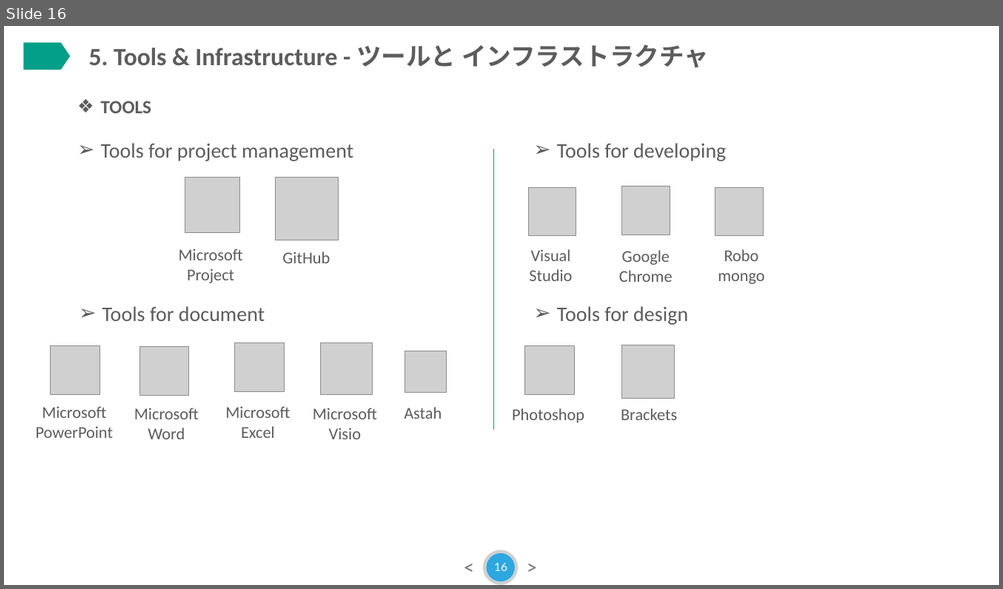
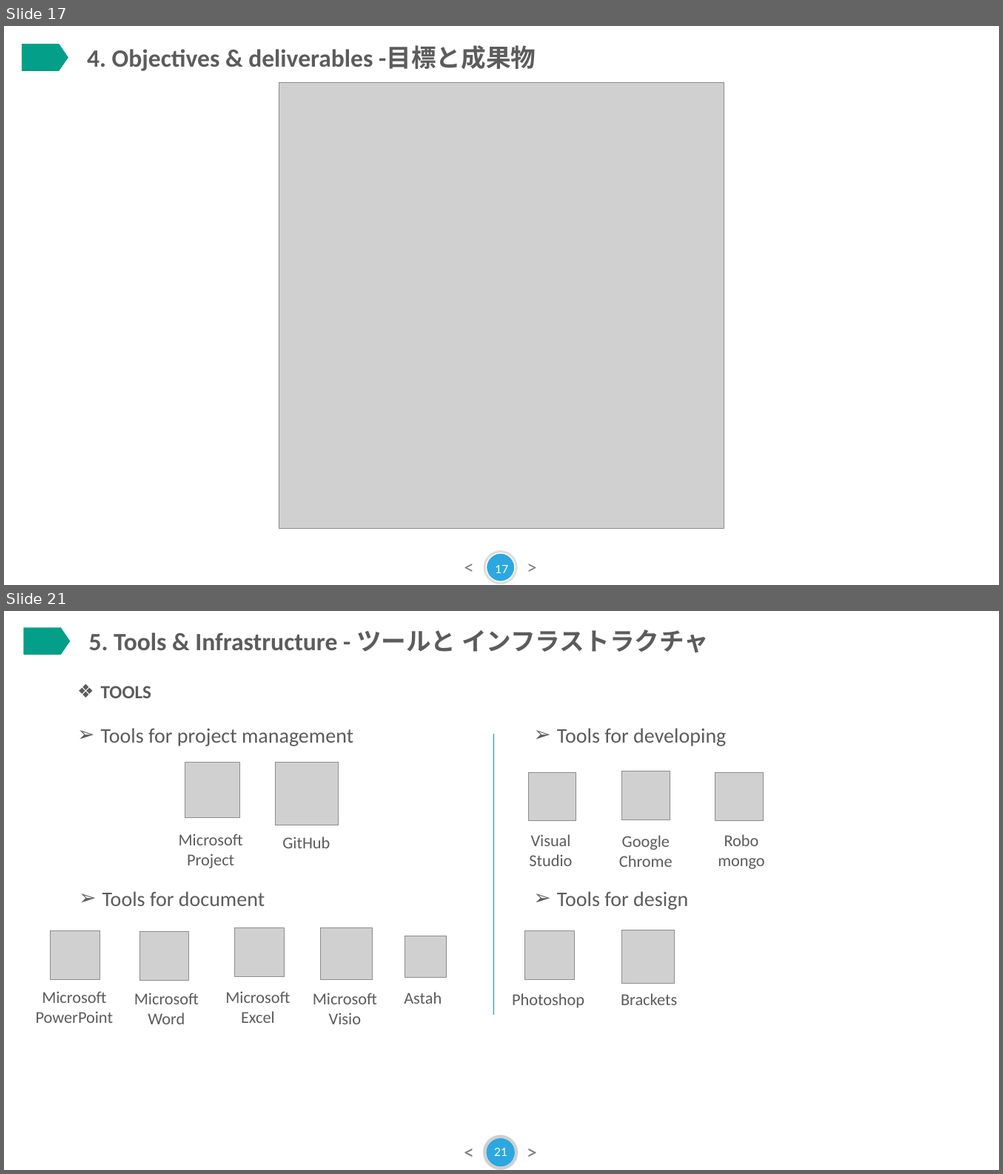
Before and after one commit to sangnvus/201609JS02, a slide deck: WIP/Documents/Report/Final Report/BSN_Slide Presentation.pptx. Shown one above the other, each under a label of ours: slide 16 before the commit, slides 17 and 21 after it; the slides between them are not shown. The pictures are 1003x589 and 1003x1174 pixels, drawn with LibreOffice and Linux fonts; fonts in the diff are those of the drawing; grey boxes stand for pictures. Boxes give left, top, right and bottom in pixels: in the first picture for what was removed or moved away, otherwise in the second. Text is boxed around its words. In the diff, an @@ line names an element or a change of style, - is before the commit and + after.

```diff
--- a/WIP/Documents/Report/Final Report/BSN_Slide Presentation.pptx
+++ b/WIP/Documents/Report/Final Report/BSN_Slide Presentation.pptx
@@ slide 17 added at (4, 26, 999, 585), background #FFFFFF; not listed: 3 template elements that a slide beside it also shows @@
@@ flow chart offpage connector added at (22, 44, 68, 71), fill #049F88 @@
@@ text added at (87, 47, 535, 71), 24 pt, text #5C5C5C, bold @@
+4. Objectives & deliverables -目標と成果物
@@ picture added at (279, 83, 724, 530) @@
@@ page number added at (495, 565, 508, 574), 11 pt, text #FFFFFF @@
+17
@@ what was slide 16 is now slide 21 @@
@@ page number at (494, 1148, 507, 1156): text changed @@
-16
+21
```
Also in this commit, not shown: 8 slides changed, 4 other slides added, 1 slide removed, 9 other files.
